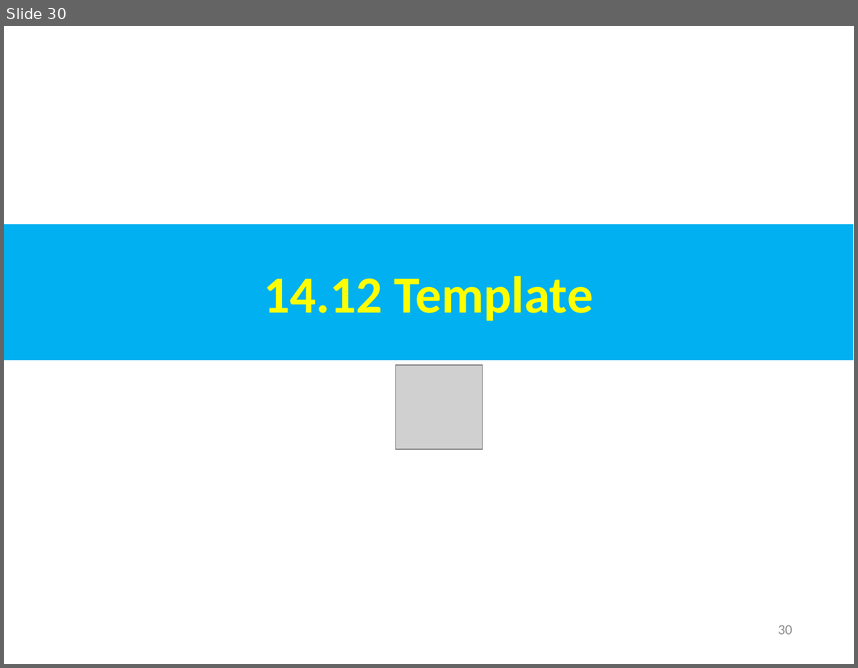
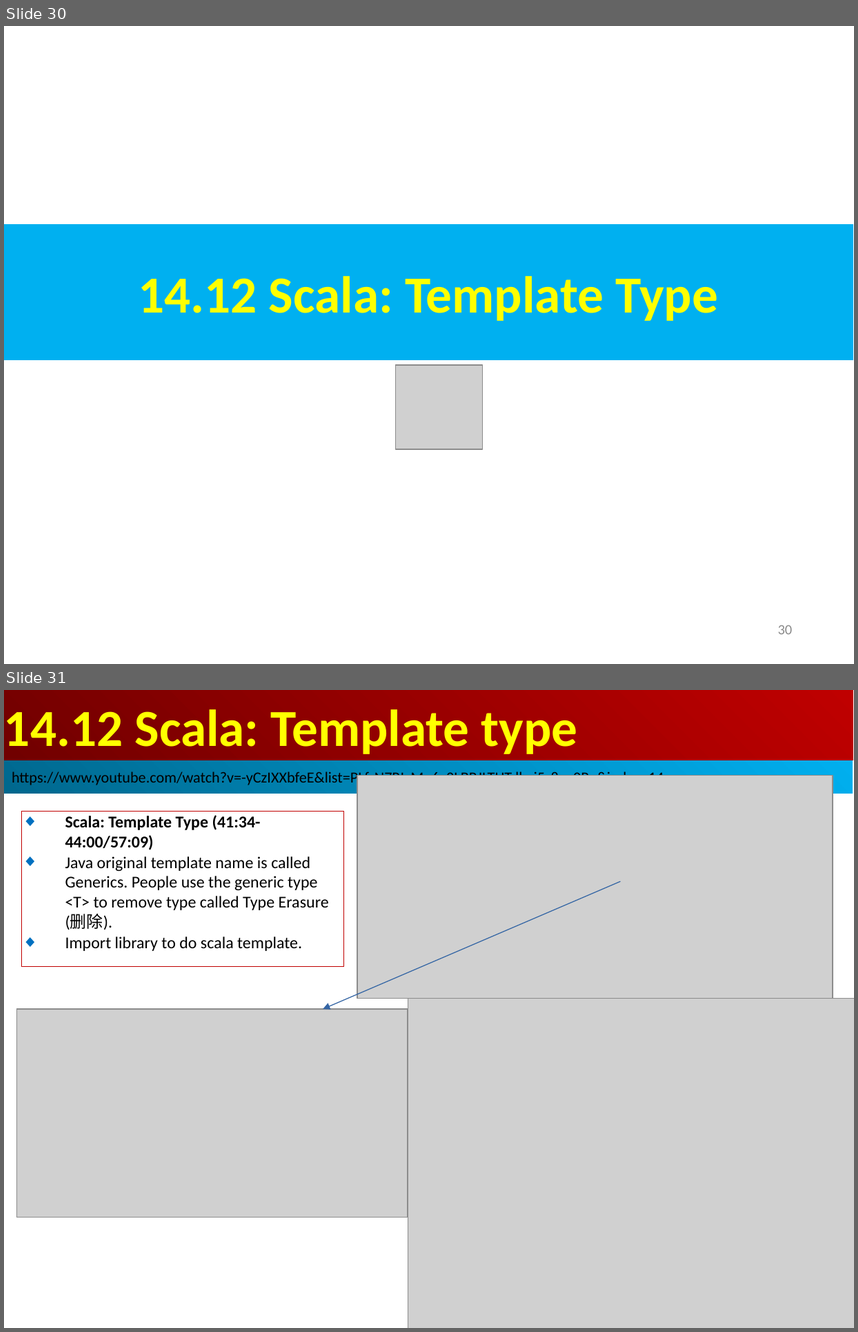
Before and after one commit to peterhchen/AIU_CS800_Chisel, a slide deck: 500_UCSC_HWD/014_Inherit/000_Video/014.Inherit.ppt. Shown one above the other, each under a label of ours: slide 30 before the commit, slides 30 and 31 after it. The pictures are 858x668 and 858x1332 pixels, drawn with LibreOffice and Linux fonts; fonts in the diff are those of the drawing; grey boxes stand for pictures. Boxes give left, top, right and bottom in pixels: in the first picture for what was removed or moved away, otherwise in the second. Text is boxed around its words. In the diff, an @@ line names an element or a change of style, - is before the commit and + after.

```diff
--- a/500_UCSC_HWD/014_Inherit/000_Video/014.Inherit.ppt
+++ b/500_UCSC_HWD/014_Inherit/000_Video/014.Inherit.ppt
@@ slide 31 added at box(4, 690, 854, 1328), background #FFFFFF @@
@@ rectangle added at box(4, 690, 853, 760), fill gradient #BF0000 to #710000, 44 pt, text #FFFF00, bold @@
+14.12 Scala: Template type
@@ rectangle added at box(4, 760, 853, 793), fill gradient #00AFEF to #00688E, 13 pt, text #000000 @@
+https://www.youtube.com/watch?v=-yCzIXXbfeE&list=PLfrN7RIcMe6g2LBRJLTHTdhyj5s8ag0Rg&index=14
@@ picture added at box(358, 775, 833, 998) @@
@@ rectangle added at box(22, 811, 344, 966), outline #C00000 0.74 pt, 14 pt, text #000000 @@
+◆ Scala: Template Type (41:34-44:00/57:09)
+◆ Java original template name is called Generics. People use the generic type <T> to remove type called Type Erasure (删除).
+◆ Import library to do scala template.
@@ arrow added from (620, 881) to (323, 1009), #3465A4 0.74 pt @@
@@ picture added at box(408, 998, 854, 1328) @@
@@ picture added at box(16, 1009, 408, 1217) @@
@@ slide 30 changed as well @@
@@ text in rectangle at box(138, 276, 718, 321): text changed @@
-14.12 Template
+14.12 Scala: Template Type
```
Also in this commit, not shown: 3 other slides changed, 13 other slides added, 1 slide removed.
